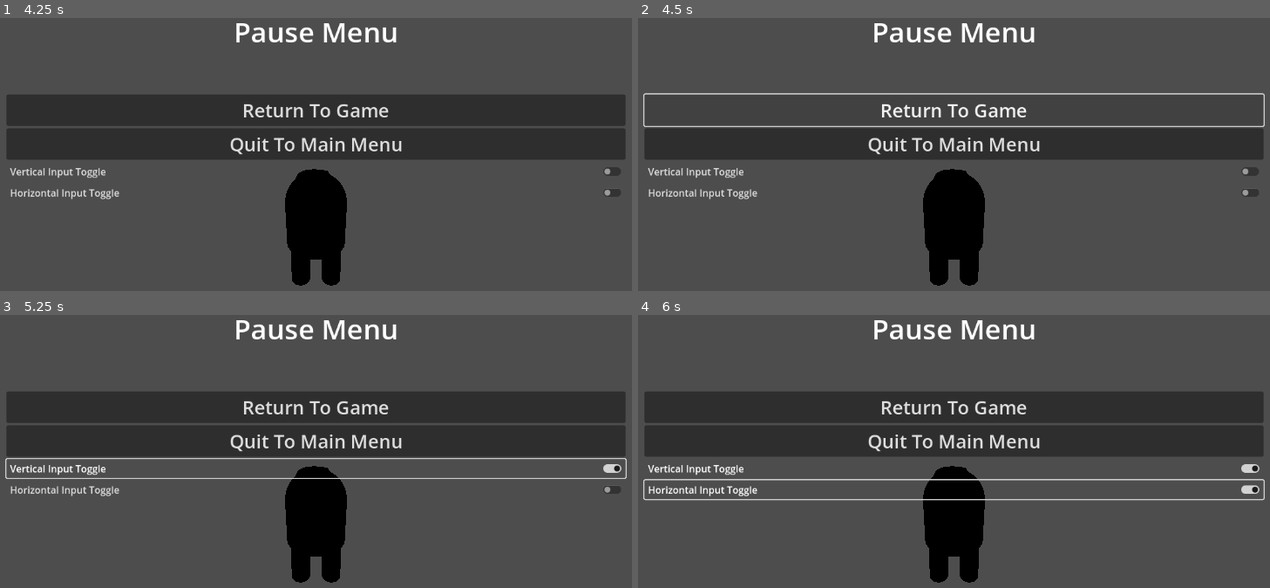
Above: before the commit, frames 1-4 (two rows, left to right).
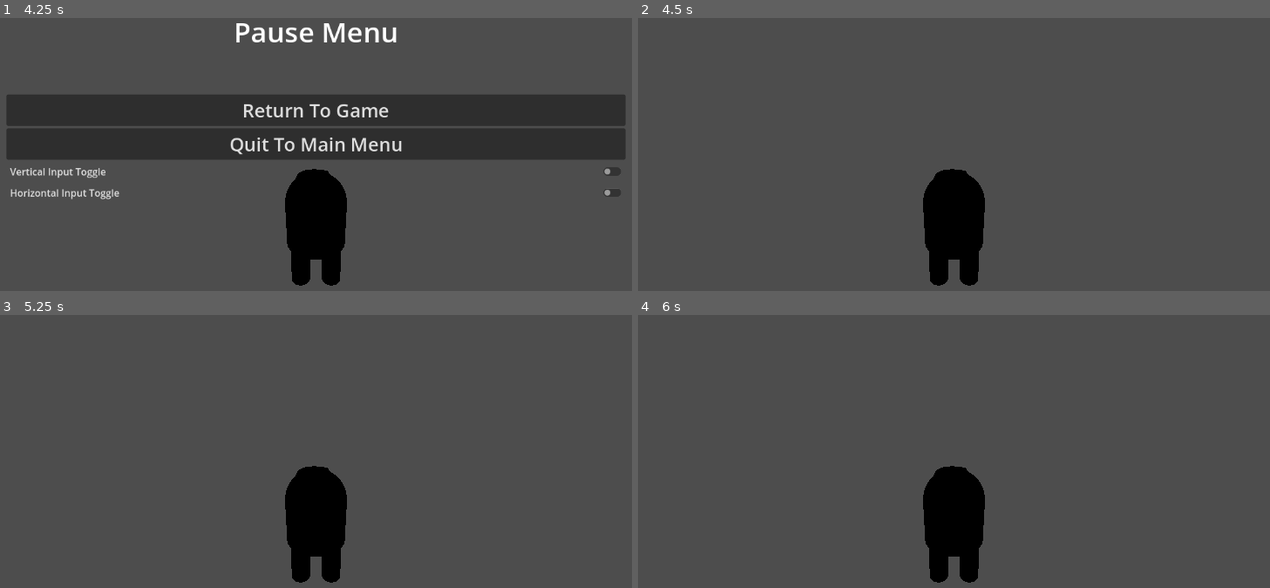
Above: after the commit, the same moments.

Repository: George-Gardiner/4DMaze
Game: Godot game, scene res://Assets/Scenes/main_player.tscn
The game is run twice, just before and just after one commit, with the same random seed, the same clock (stepped at 60 frames per second) and the same inputs. The project has no main scene, so this scene is started directly.
Inputs (mouse positions are in pixels of both pictures, inside the frame that each line leads up to):
- Up to frame 1 (4.25 s): tap Enter (ui_accept) at 0.5, 0.77, 1.25, 1.52, 2, 2.75, 3.02, 3.5, 3.77 s; move the mouse to (353, 157) at 0.52 s; hold W (Up) from 0.53 s (still down); move the mouse to (278, 159) at 1.27 s; move the mouse to (334, 151) at 2.02 s; move the mouse to (309, 165) at 2.77 s; move the mouse to (366, 165) at 3.52 s; tap Escape (Menu) at 4.15 s
- Up to frame 2 (4.5 s): release W (Up) at 4.25 s; click "Return To Game" at 4.25 s
- Up to frame 3 (5.25 s): click (316, 467) at 5 s, where only the run before the commit has a clickable "Vertical Input Toggle"
- Up to frame 4 (6 s): click (954, 489) at 5.75 s, where only the run before the commit has a clickable "Horizontal Input Toggle"

Frame 1 is identical in both runs. In frame 2, 14% of the frame differs, in the area x 0-100%, y 1-67%; in frame 3, 24%; in frame 4, 25%, in the area x 0-100%, y 1-69%.

Commit message:
return to game menu button works now

Diff:
--- a/Assets/Scenes/main_player.gd
+++ b/Assets/Scenes/main_player.gd
@@ -24,6 +24,8 @@
 	else:
 		Input.mouse_mode = Input.MOUSE_MODE_VISIBLE
 		pauseMenu.set_visible(true)
+
+
 func _input(event):
 	if event is InputEventMouseMotion and Input.mouse_mode == Input.MOUSE_MODE_CAPTURED:
 		rotate_y(deg_to_rad(event.get_relative().x*turnSpeed))
--- /dev/null
+++ b/pause_menu.gd
@@ -0,0 +1,20 @@
+extends Control
+
+
+# Called when the node enters the scene tree for the first time.
+func _ready():
+	pass # Replace with function body.
+
+
+# Called every frame. 'delta' is the elapsed time since the previous frame.
+func _process(delta):
+	pass
+
+
+func _on_return_button_button_down():
+	if Input.mouse_mode == Input.MOUSE_MODE_VISIBLE:
+		Input.mouse_mode= Input.MOUSE_MODE_CAPTURED
+		set_visible(false)
+	else:
+		Input.mouse_mode = Input.MOUSE_MODE_VISIBLE
+		set_visible(true)
--- a/pause_menu.tscn
+++ b/pause_menu.tscn
@@ -1,4 +1,6 @@
-[gd_scene format=3 uid="uid://bobwmsh7f7k1m"]
+[gd_scene load_steps=2 format=3 uid="uid://bobwmsh7f7k1m"]
+
+[ext_resource type="Script" path="res://pause_menu.gd" id="1_j7o7j"]
 
 [node name="PauseMenu" type="Control"]
 layout_mode = 3
@@ -7,6 +9,7 @@
 anchor_bottom = 1.0
 grow_horizontal = 2
 grow_vertical = 2
+script = ExtResource("1_j7o7j")
 
 [node name="MarginContainer" type="MarginContainer" parent="."]
 layout_mode = 1
@@ -53,3 +56,5 @@
 layout_mode = 2
 text = "Horizontal Input Toggle
 "
+
+[connection signal="button_down" from="MarginContainer/VBoxContainer/ReturnButton" to="." method="_on_return_button_button_down"]
